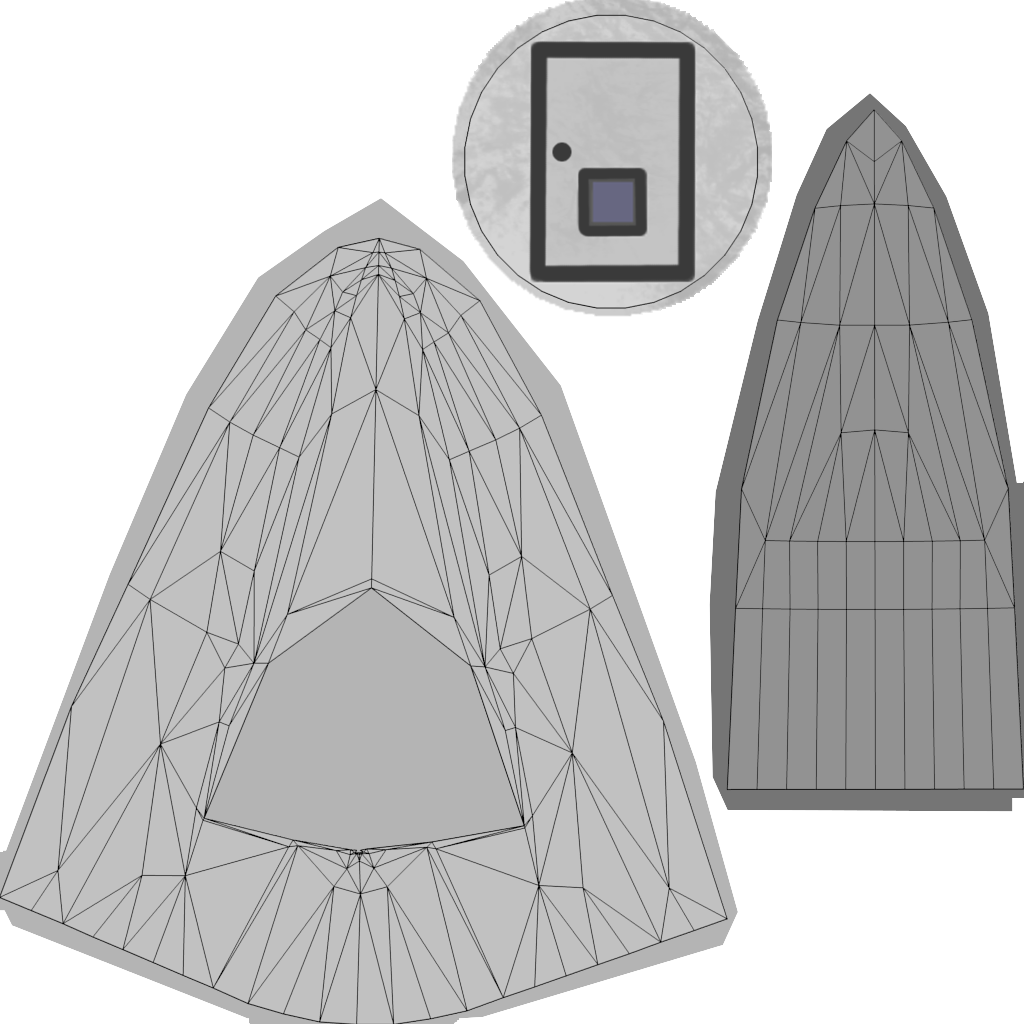
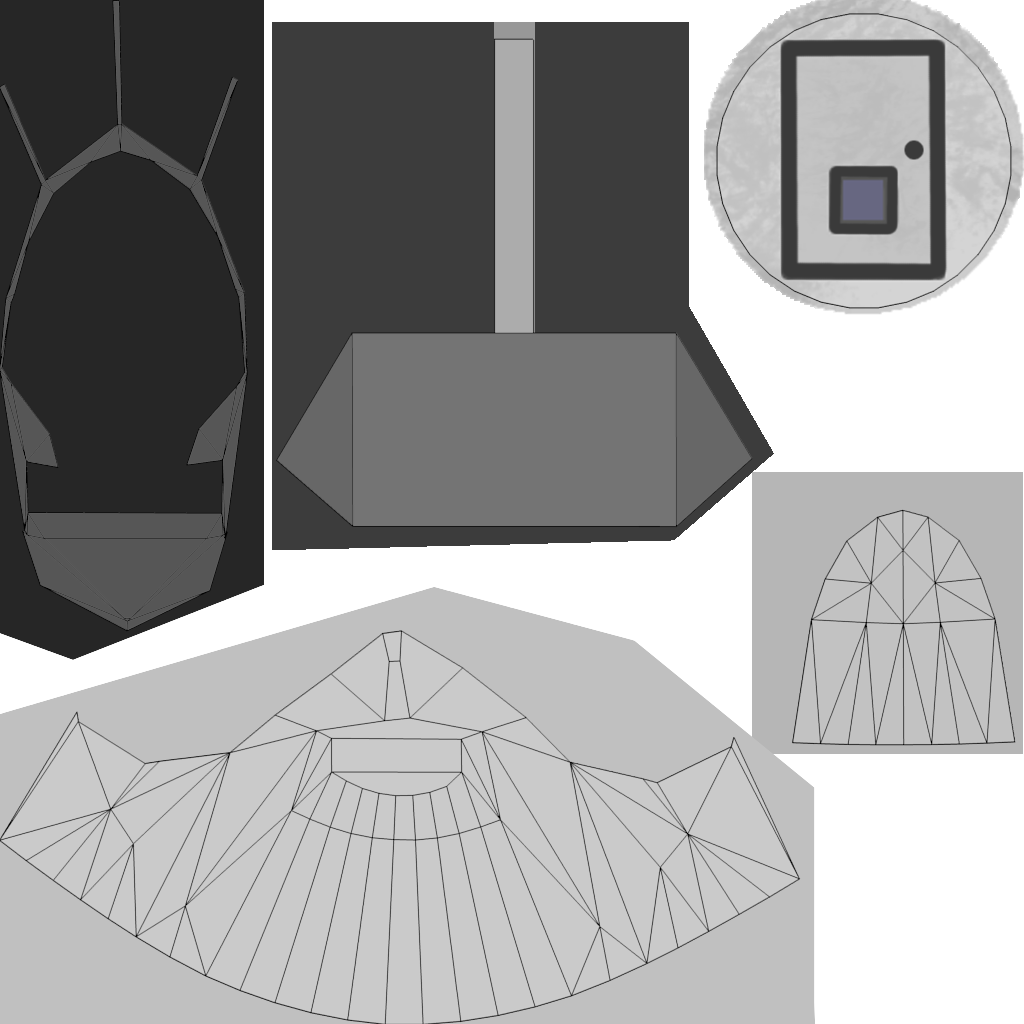
Two versions of the same layered image (1024x1024). Layer-by-layer changes:
painted on "airliner_cockpit_int.png" over box(0, 0, 1024, 1024)
removed layer "floor" over box(709, 93, 1024, 812)
added layer "panel" above "walls" over box(272, 22, 774, 550)
added layer "walls" above "frame" over box(0, 587, 815, 1024)
added layer "frame" above "top" over box(0, 0, 264, 660)
painted on "top" over box(0, 198, 1023, 1024)
painted on "node" over box(452, 0, 1024, 317)
